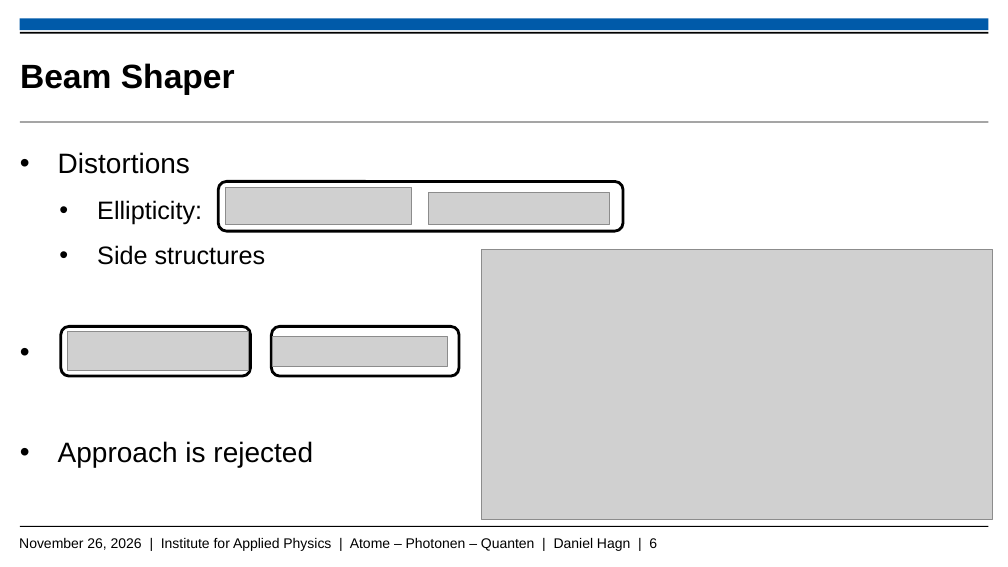
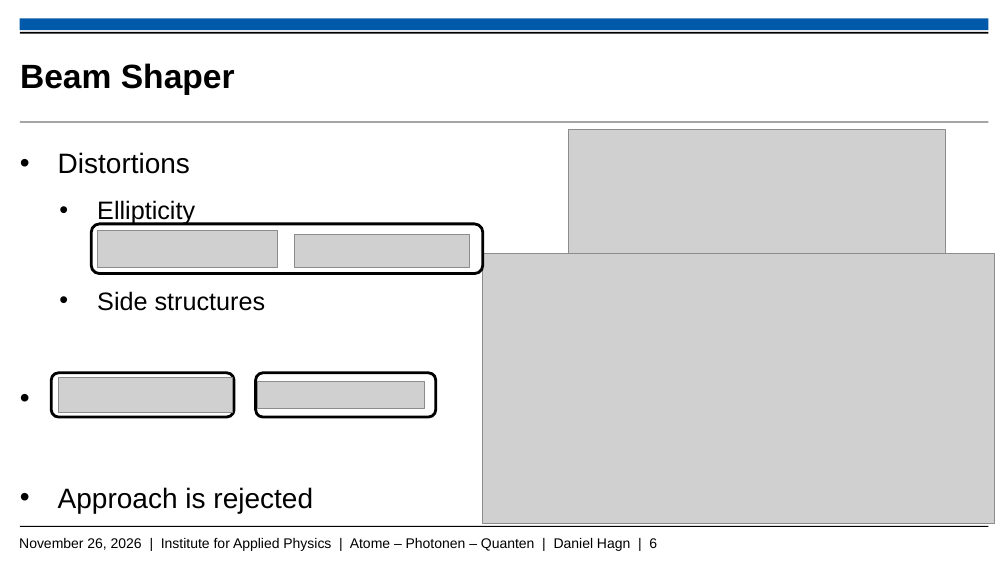
Before and after one commit to Daniel-Hagn-physik/Masterthesis_Backup, a slide deck: slide 6 of Hagn_Daniel_Mastervortrag.pptx. Drawn at 1008x567 pixels with LibreOffice and Linux fonts; fonts in the diff are those of the drawing; grey boxes stand for pictures; background and template pictures are left out. Boxes give left, top, right and bottom in pixels: in the first picture for what was removed or moved away, otherwise in the second. Text is boxed around its words. In the diff, an @@ line names an element or a change of style, - is before the commit and + after.

Commit message:
11.11

```diff
--- a/Hagn_Daniel_Mastervortrag.pptx
+++ b/Hagn_Daniel_Mastervortrag.pptx
@@ picture added at [569,130,946,253] @@
@@ text at [97,200,195,225]: text changed @@
-    • Ellipticity:
+    • Ellipticity
@@ rounded rectangle: place and size @@
-rounded rectangle at [219,181,624,231]
+rounded rectangle at [92,224,483,273]
@@ picture: place and size @@
-picture at [225,187,410,225]
+picture at [98,230,277,267]
@@ picture: place and size @@
-picture at [428,193,610,225]
+picture at [294,235,470,267]
@@ rounded rectangle: place and size @@
-rounded rectangle at [60,327,250,376]
+rounded rectangle at [51,373,234,417]
@@ picture: place and size @@
-picture at [68,332,248,371]
+picture at [58,378,233,412]
@@ rounded rectangle: place and size @@
-rounded rectangle at [271,327,459,376]
+rounded rectangle at [256,373,436,417]
@@ picture: place and size @@
-picture at [273,337,448,367]
+picture at [257,382,424,409]
```
Also in this commit, not shown: 2 other slides changed.
